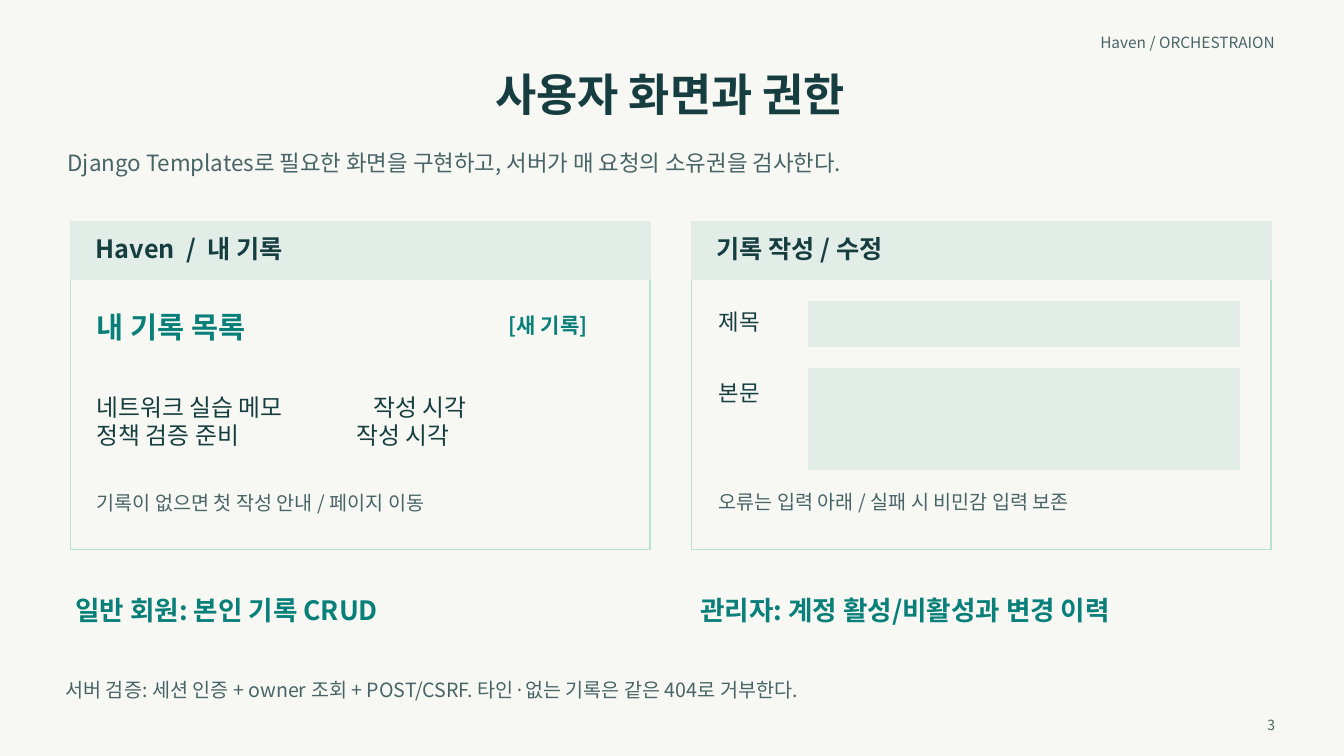
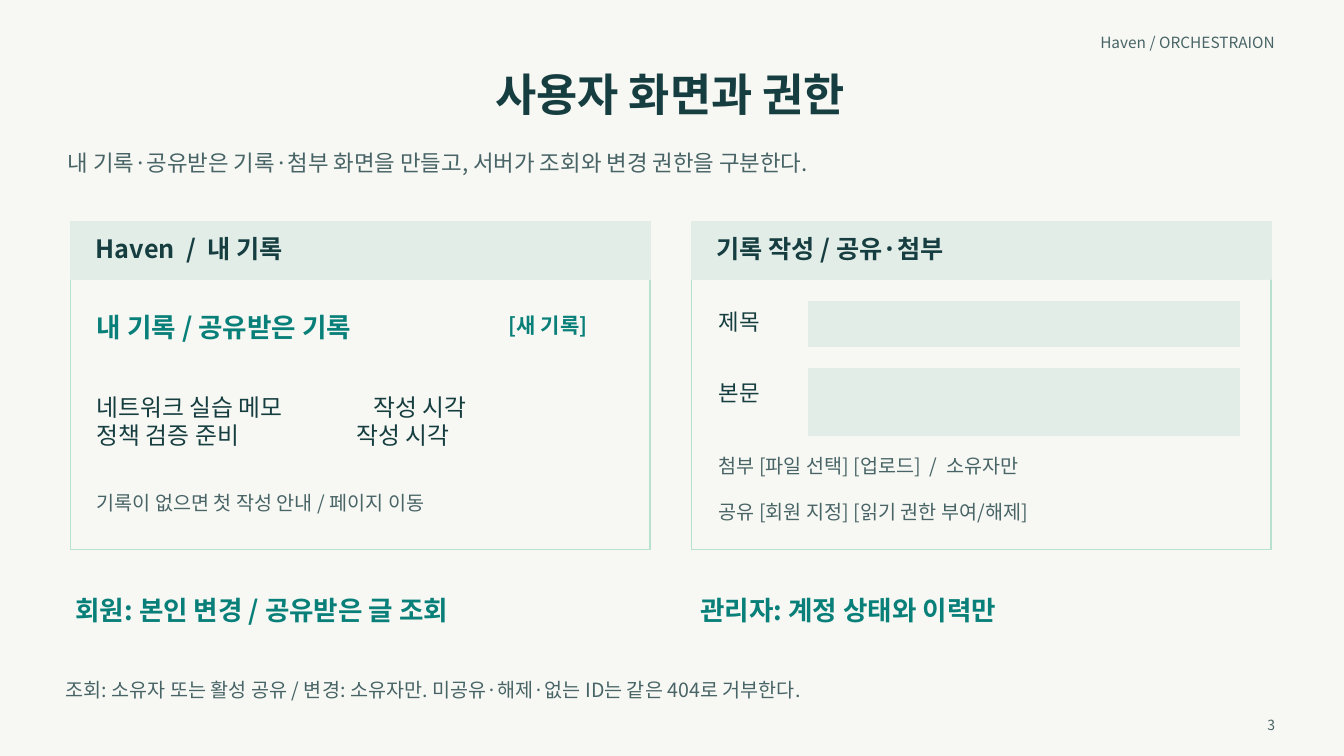
Before and after one commit to MinsooAhn02/Haven, a slide deck: slide 3 of docs/발표/Haven_통합계획_기반_프로젝트계획서_초안.pptx. Drawn at 1344x756 pixels with LibreOffice and Linux fonts; fonts in the diff are those of the drawing. Boxes give left, top, right and bottom in pixels: in the first picture for what was removed or moved away, otherwise in the second. Text is boxed around its words. In the diff, an @@ line names an element or a change of style, - is before the commit and + after.

```diff
--- a/docs/발표/Haven_통합계획_기반_프로젝트계획서_초안.pptx
+++ b/docs/발표/Haven_통합계획_기반_프로젝트계획서_초안.pptx
@@ text at bbox=[68, 152, 808, 175]: text changed @@
-Django Templates로 필요한 화면을 구현하고, 서버가 매 요청의 소유권을 검사한다.
+내 기록·공유받은 기록·첨부 화면을 만들고, 서버가 조회와 변경 권한을 구분한다.
@@ text at bbox=[717, 237, 944, 261]: text changed @@
-기록 작성 / 수정
+기록 작성 / 공유·첨부
@@ text at bbox=[97, 314, 351, 340]: text changed; size 21 to 19 pt @@
-내 기록 목록
+내 기록 / 공유받은 기록
@@ rectangle: place and size @@
-rectangle at bbox=[809, 369, 1240, 470]
+rectangle at bbox=[809, 369, 1240, 436]
@@ text at bbox=[719, 456, 1018, 477]: text changed @@
-오류는 입력 아래 / 실패 시 비민감 입력 보존
+첨부 [파일 선택] [업로드] / 소유자만
@@ text added at bbox=[719, 503, 1028, 523], 14 pt, text #486466 @@
+공유 [회원 지정] [읽기 권한 부여/해제]
@@ text at bbox=[76, 597, 448, 623]: text changed @@
-일반 회원: 본인 기록 CRUD
+회원: 본인 변경 / 공유받은 글 조회
@@ text at bbox=[701, 597, 996, 623]: text changed @@
-관리자: 계정 활성/비활성과 변경 이력
+관리자: 계정 상태와 이력만
@@ text at bbox=[65, 680, 801, 699]: text changed @@
-서버 검증: 세션 인증 + owner 조회 + POST/CSRF. 타인·없는 기록은 같은 404로 거부한다.
+조회: 소유자 또는 활성 공유 / 변경: 소유자만. 미공유·해제·없는 ID는 같은 404로 거부한다.
```
Also in this commit, not shown: 10 other slides changed, 1 slide added, 1 slide removed, 7 other files.
